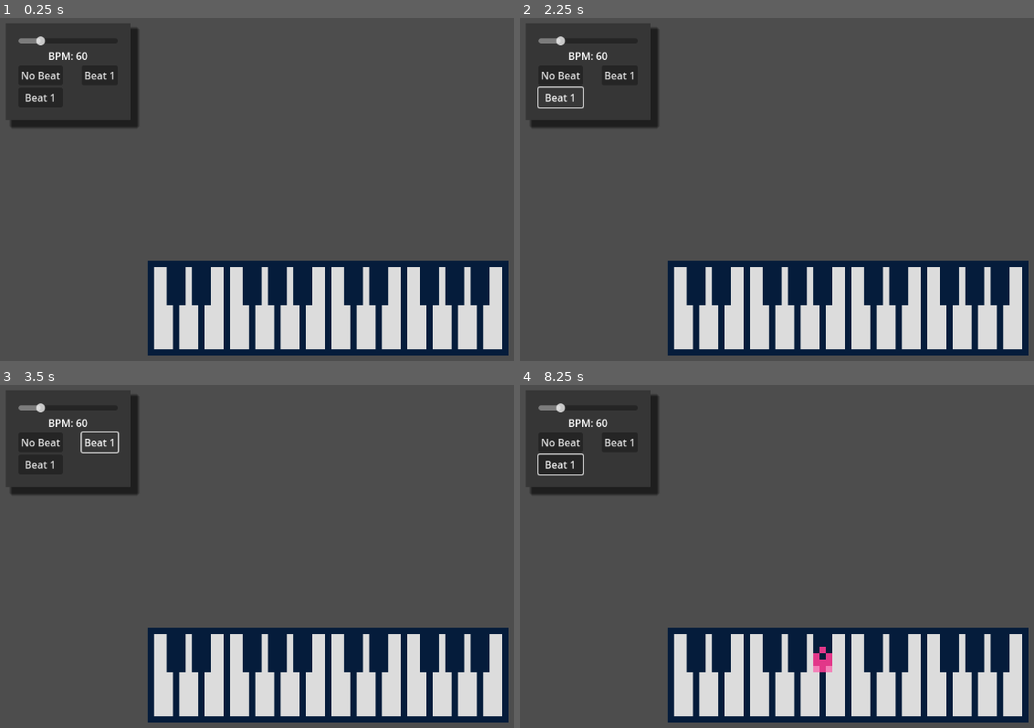
Above: before the commit, frames 1-4 (two rows, left to right).
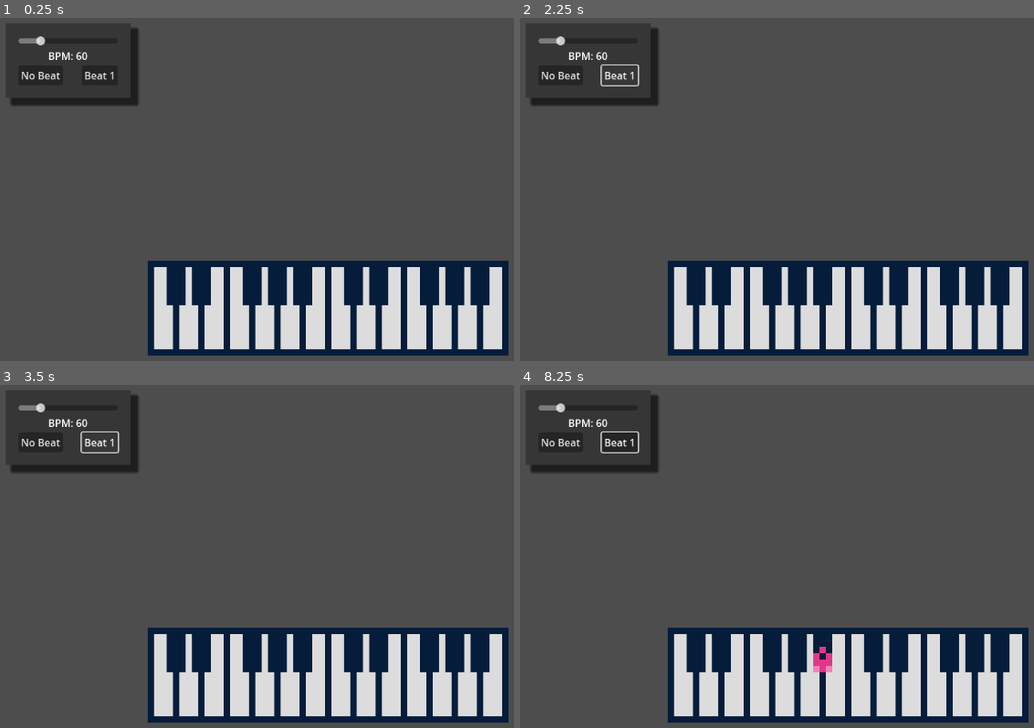
Above: after the commit, the same moments.

Repository: luciusvinicius/music-game-prototype
Game: Godot game, scene res://src/main.tscn
Same seed, same stepped clock (60 frames per second), same inputs: the game is played once before the commit and once after it.
Inputs (mouse positions are in pixels of both pictures, inside the frame that each line leads up to):
- Up to frame 1 (0.25 s): no input
- Up to frame 2 (2.25 s): click "No Beat" at 0.5 s; click "Beat 1" at 1.25 s; click "Beat 1" at 2 s
- Up to frame 3 (3.5 s): click "Beat 1" at 2.75 s
- Up to frame 4 (8.25 s): click "Beat 1" at 3.5 s; click "Beat 1" at 4.25 s; click "Beat 1" at 5 s; tap Enter at 5.75, 7.25 s; move the mouse to (1018, 549) at 5.77 s; click (1018, 549) at 5.92 s; tap Space at 6.5, 8 s; move the mouse to (710, 590) at 6.52 s; click (710, 590) at 6.67 s; move the mouse to (931, 481) at 7.27 s; click (931, 481) at 7.42 s; move the mouse to (823, 652) at 8.02 s; click (823, 652) at 8.17 s

The runs differ from the first frame. In frame 1, 0.8% of the frame differs, in the area x 2-27%, y 22-32%; in frame 2, 1.0%, in the area x 2-27%, y 13-32%; in frame 3, 0.8%; in frame 4, 1.0%.
Error before the commit: Invalid access to property or key 'notes' on a base object of type 'Nil'. (res://src/beat/beat.gd:23)

Commit message:
Beat signals + small adjustments

Diff:
--- a/src/autoloads/beats.gd
+++ b/src/autoloads/beats.gd
@@ -14,17 +14,17 @@
 		push_error("Beat of name %s not found!" % beat_name)
 		return null
 	var beat = possible_beats[0]
-	var beat_instance = Beat.new(beat.name, beat.measures, beat.notes)
+	var beat_instance = Beat.new(beat.name, beat.measure, beat.notes)
 	return beat_instance
 
 class Beat:
 	var beat_name:String
-	var measures:int
+	var measure:int
 	var notes:Array
 
-	func _init(_name:String, _measures:int, _notes:Array):
+	func _init(_name:String, _measure:int, _notes:Array):
 		beat_name = _name
-		measures = _measures
+		measure = _measure
 		notes = _notes
 
 
@@ -32,7 +32,7 @@
 const BEATS = [
 	{
 		"name": "Beat 1",
-		"measures": 4,
+		"measure": 4,
 		"notes": [
 			{
 				"stream": KICK,
--- a/src/beat/beat.gd
+++ b/src/beat/beat.gd
@@ -9,10 +9,15 @@
 		timer.wait_time = beat_length
 		bpm = new_value
 
-@export var measure = 4 # TODO: not used yet
+# Signals
+signal beat_played
+signal measure_played
+
+# Vars
 var beat_length
 var current_beat
 var current_note_idx := 0
+
 # Called when the node enters the scene tree for the first time.
 func _ready():
 	beat_length = 60 / bpm
@@ -20,7 +25,6 @@
 func play(beat_name: String):
 	current_beat = Beats.get_beat(beat_name)
 	current_note_idx = -1
-	var next_note = current_beat.notes[0]
 	setup_next_note()
 	timer.start()
 
@@ -28,19 +32,26 @@
 	timer.stop()
 
 func setup_next_note():
+	# Update indexes
 	var current_note = current_beat.notes[current_note_idx]
 	current_note_idx = (current_note_idx + 1) % current_beat.notes.size()
 	var next_note = current_beat.notes[current_note_idx]
+
+	# Update wait time for timer
 	var wait_time
 	if next_note.time == 0:
-		wait_time = beat_length * (measure * 60 - current_note.time) / 60.0
+		wait_time = beat_length * (current_beat.measure * 60 - current_note.time) / 60.0 # measure * 60 is the upper limit (240 for 4, 180 for 3, etc...)
 	else:
-		wait_time = beat_length * (next_note.time - current_note.time) / 60.0 # TODO: time initial is 0, and that mess things up
-
+		wait_time = beat_length * (next_note.time - current_note.time) / 60.0
 	timer.wait_time = wait_time
 
 func _on_timer_timeout():
+	# Play audio and create the setup for the next one
 	var next_note = current_beat.notes[current_note_idx]
 	audio.stream = next_note.stream
 	audio.play()
 	setup_next_note()
+
+	# Emit signals
+	beat_played.emit()
+	if current_note_idx == 0: measure_played.emit()
--- a/src/hud/beat_selection.gd
+++ b/src/hud/beat_selection.gd
@@ -1,6 +1,6 @@
 extends Control
 
-@onready var beat = $Beat
+@onready var beat_manager = $Beat
 @onready var bpm : Label = $PanelContainer/VBoxContainer/BPM
 @onready var beats = $PanelContainer/VBoxContainer/Beats
 
@@ -13,22 +13,17 @@
 		beat_button.pressed.connect(_on_beat_button_pressed.bind(beat.name)) # Add "beat.name" as an extra argument
 		beats.add_child(beat_button)
 
-
-# Called every frame. 'delta' is the elapsed time since the previous frame.
-func _process(delta):
-	pass
-
 func _on_beat_button_pressed(beat_name: String):
-	beat.play(beat_name)
+	beat_manager.play(beat_name)
 
 func _on_beat_1_pressed():
-	beat.play("")
+	beat_manager.play("")
 
 
 func _on_bpm_slider_value_changed(value):
-	beat.bpm = value
+	beat_manager.bpm = value
 	bpm.text = "BPM: %d" % value
 
 
 func _on_no_beat_pressed():
-	beat.stop()
+	beat_manager.stop()
--- a/src/hud/beat_selection.tscn
+++ b/src/hud/beat_selection.tscn
@@ -48,10 +48,5 @@
 layout_mode = 2
 text = "No Beat"
 
-[node name="Beat 1" type="Button" parent="PanelContainer/VBoxContainer/Beats"]
-layout_mode = 2
-text = "Beat 1"
-
 [connection signal="value_changed" from="PanelContainer/VBoxContainer/BPMSlider" to="." method="_on_bpm_slider_value_changed"]
 [connection signal="pressed" from="PanelContainer/VBoxContainer/Beats/No Beat" to="." method="_on_no_beat_pressed"]
-[connection signal="pressed" from="PanelContainer/VBoxContainer/Beats/Beat 1" to="." method="_on_beat_1_pressed"]
